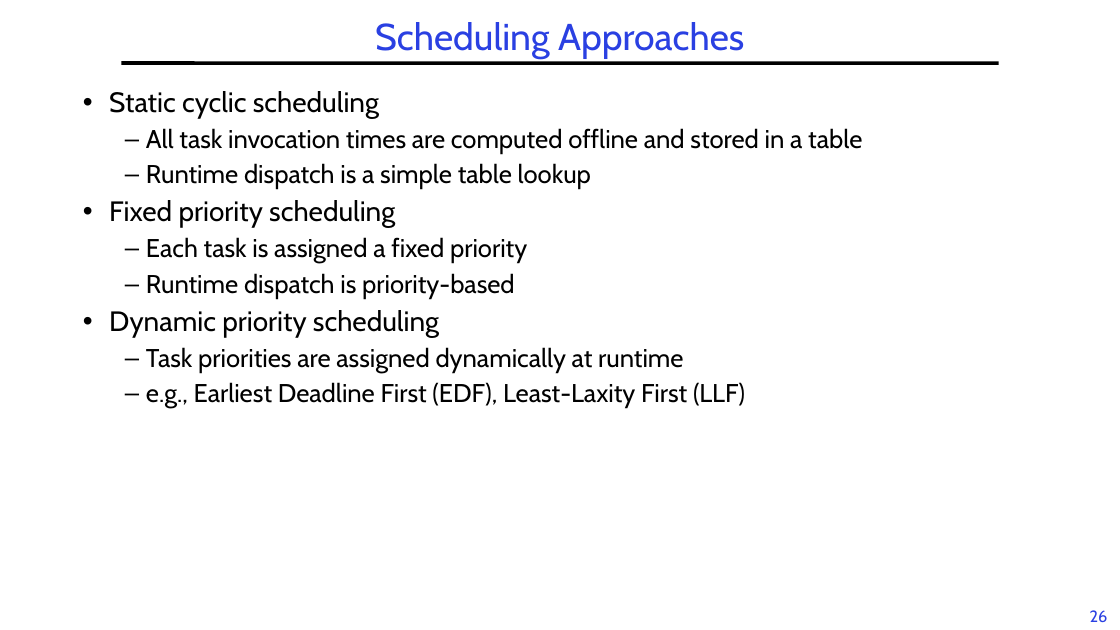
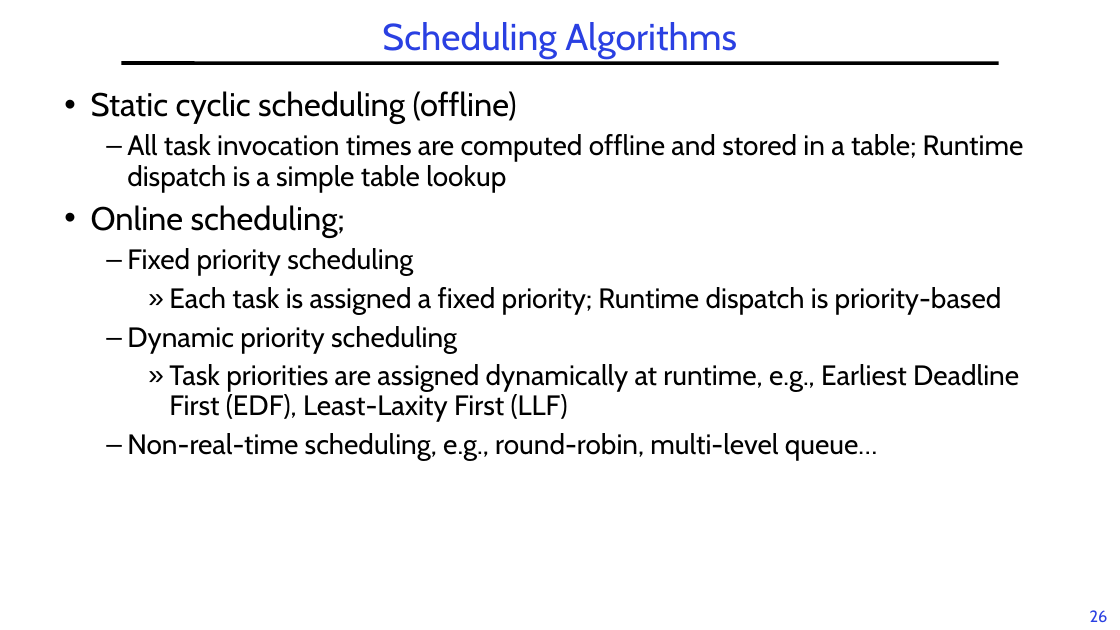
Before and after one commit to guhofstra/CSC256Fa25, a slide deck: slide 26 of PPTs/L6-RTScheduling.pptx. Drawn at 1120x630 pixels with LibreOffice and Linux fonts; fonts in the diff are those of the drawing. Boxes give left, top, right and bottom in pixels: in the first picture for what was removed or moved away, otherwise in the second. Text is boxed around its words. In the diff, an @@ line names an element or a change of style, - is before the commit and + after.

```diff
--- a/PPTs/L6-RTScheduling.pptx
+++ b/PPTs/L6-RTScheduling.pptx
@@ title at [382,22,737,59]: text changed @@
-Scheduling Approaches
+Scheduling Algorithms
@@ text "Static cyclic scheduling (offline)": place and size @@
-text "Static cyclic scheduling (offline)" at [109,91,862,408]
+text "Static cyclic scheduling (offline)" at [91,91,1024,461]
@@ text at [91,91,1024,238]: text changed; size 22 to 24 pt @@
-• Static cyclic scheduling
-  – All task invocation times are computed offline and stored in a table
-  – Runtime dispatch is a simple table lookup
+• Static cyclic scheduling (offline)
+  – All task invocation times are computed offline and stored in a table; Runtime dispatch is a simple table lookup
+• Online scheduling;
@@ text at [127,248,457,353]: bullet • to –; list level 1 to 2 in "Fixed priority scheduling"; list level 1 to 2 in "Dynamic priority scheduling" @@
@@ text at [169,287,1002,314]: text changed; size 22 to 24 pt @@
-  – Each task is assigned a fixed priority
-  – Runtime dispatch is priority-based
+    » Each task is assigned a fixed priority; Runtime dispatch is priority-based
@@ text at [127,364,1019,461]: text changed; size 22 to 24 pt @@
-  – Task priorities are assigned dynamically at runtime
-  – e.g., Earliest Deadline First (EDF), Least-Laxity First (LLF)
+    » Task priorities are assigned dynamically at runtime, e.g., Earliest Deadline First (EDF), Least-Laxity First (LLF)
+  – Non-real-time scheduling, e.g., round-robin, multi-level queue…
```
Also in this commit, not shown: 12 other slides changed, 9 slides added, 4 slides removed, 5 other files.
